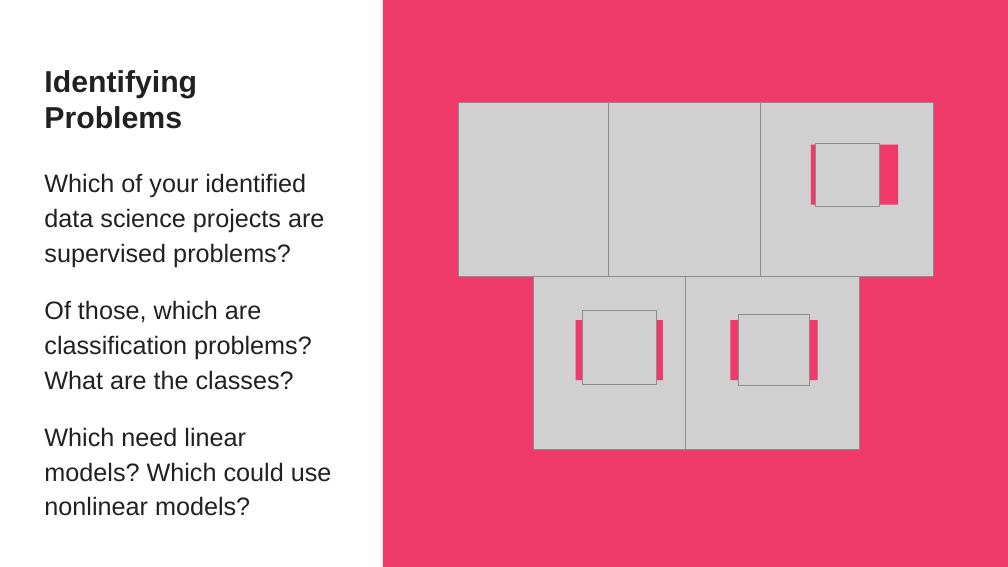
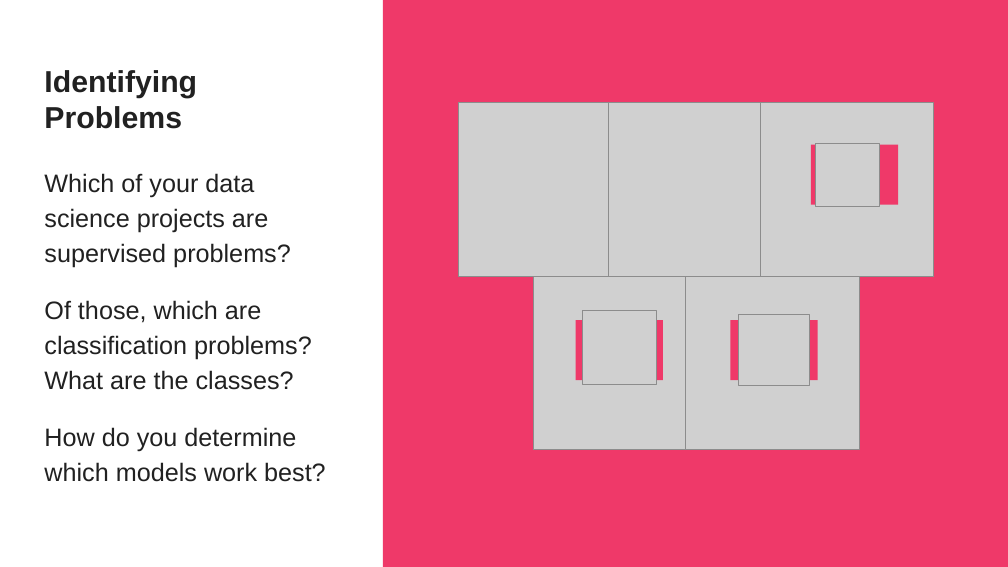
Before and after one commit to javediahmed/misc, a slide deck: slide 6 of Classification_Error_Metrics.pptx. Drawn at 1008x567 pixels with LibreOffice and Linux fonts; fonts in the diff are those of the drawing; grey boxes stand for pictures. Boxes give left, top, right and bottom in pixels: in the first picture for what was removed or moved away, otherwise in the second. Text is boxed around its words. In the diff, an @@ line names an element or a change of style, - is before the commit and + after.

```diff
--- a/Classification_Error_Metrics.pptx
+++ b/Classification_Error_Metrics.pptx
@@ text at [44, 173, 291, 268]: text changed @@
-Which of your identified data science projects are supervised problems?
+Which of your data science projects are supervised problems?
@@ text at [44, 427, 326, 482]: text changed @@
-Which need linear models? Which could use nonlinear models?
+How do you determine which models work best?
```
Also in this commit, not shown: 9 other slides changed, 1 slide removed.
